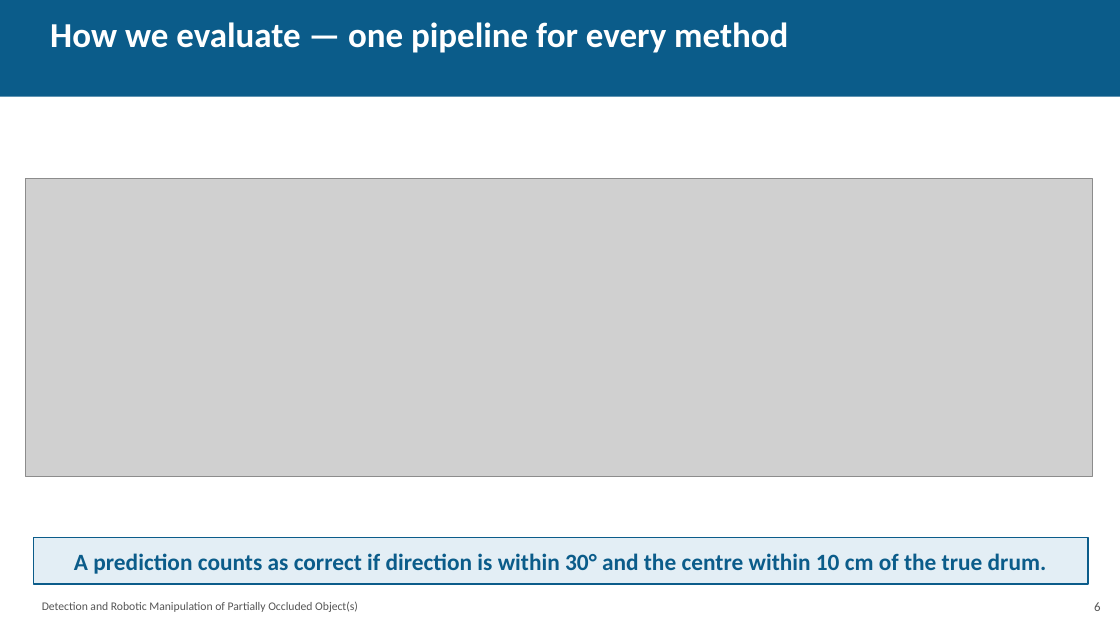
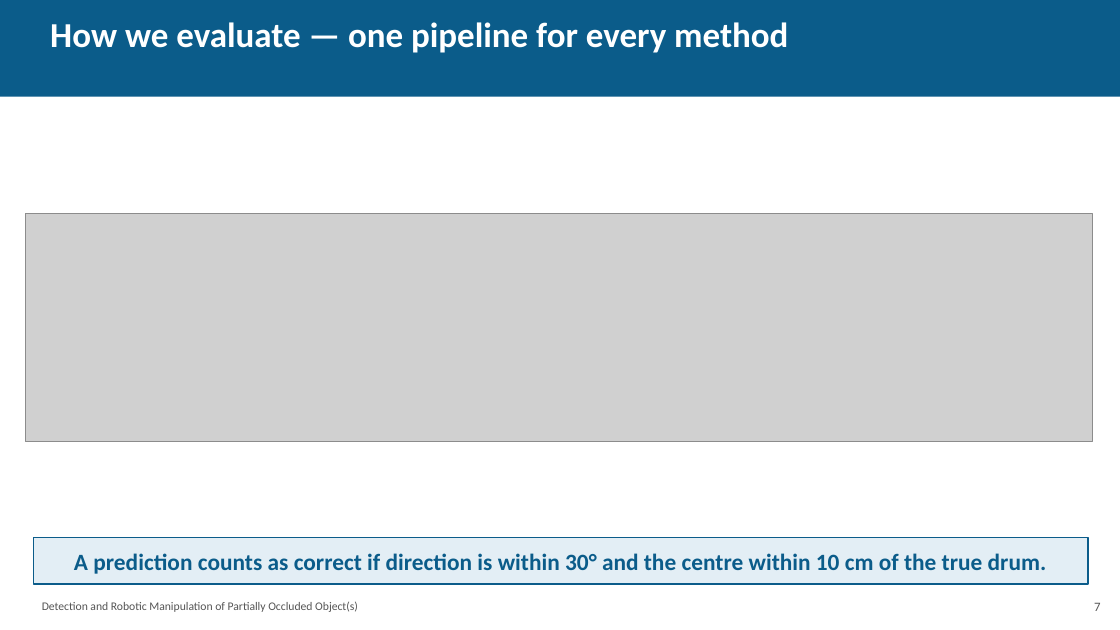
Before and after one commit to coder-1011/barrel-detection, a slide deck: slide 8 of researchwrite/evaluation_presentation.pptx (slide 7 before the commit). Drawn at 1120x630 pixels with LibreOffice and Linux fonts; fonts in the diff are those of the drawing; grey boxes stand for pictures. Boxes give left, top, right and bottom in pixels: in the first picture for what was removed or moved away, otherwise in the second. Text is boxed around its words. In the diff, an @@ line names an element or a change of style, - is before the commit and + after.

```diff
--- a/researchwrite/evaluation_presentation.pptx
+++ b/researchwrite/evaluation_presentation.pptx
@@ picture: place and size @@
-picture at [25,179,1092,476]
+picture at [25,213,1092,442]
@@ text at [1094,603,1100,611]: text changed @@
-6
+7
```
Also in this commit, not shown: 9 other slides changed, 1 slide added, 1 slide removed, 6 other files.
